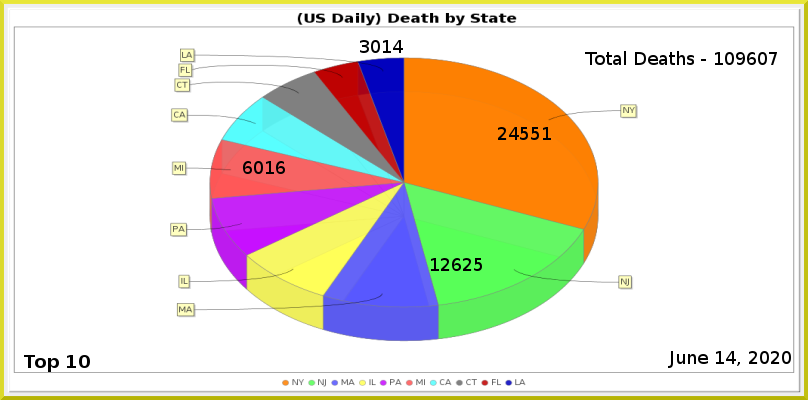
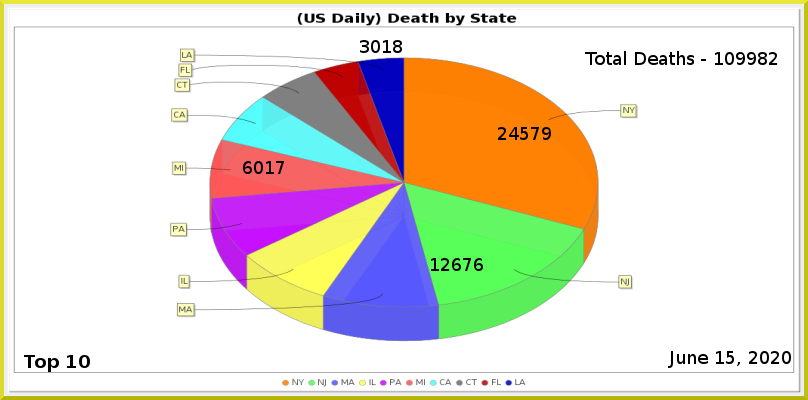
Before/after of a 808 × 400 layered artwork. What changed in the layer stack:
painted on "Least" over 393, 40, 403, 53
painted on "MI" over 276, 161, 285, 174
painted on "NJ" over 463, 258, 483, 271
painted on "NY" over 531, 127, 551, 140
renamed "Total Deaths - 109607" to "Total Deaths - 109982", painted on it over 747, 52, 778, 65
painted on "Current Date" over 726, 351, 736, 364
painted on "Death_by_State.png" over 171, 55, 638, 342
